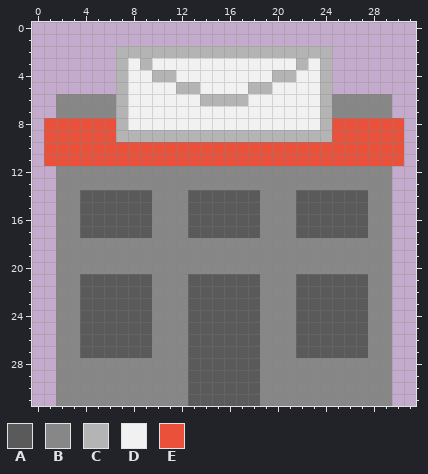
Pixel-art sprite: client/res/gfx/post_office.png. Above, as it was before the edit.
The file is 32x32 pixels.
Palette (. is transparent): A #5a5a5a  B #878787  C #b4b4b4  D #f1f1f1  E #eb513a
Pixels before, first column x 1:
 2 ......CCCCCCCCCCCCCCCCCC......
 3 ......CDCDDDDDDDDDDDDCDC......
 4 ......CDDCCDDDDDDDDCCDDC......
 5 ......CDDDDCCDDDDCCDDDDC......
 6 .BBBBBCDDDDDDCCCCDDDDDDCBBBBB.
 7 .BBBBBCDDDDDDDDDDDDDDDDCBBBBB.
 8 EEEEEECDDDDDDDDDDDDDDDDCEEEEEE
 9 EEEEEECCCCCCCCCCCCCCCCCCEEEEEE
10 EEEEEEEEEEEEEEEEEEEEEEEEEEEEEE
11 EEEEEEEEEEEEEEEEEEEEEEEEEEEEEE
12 .BBBBBBBBBBBBBBBBBBBBBBBBBBBB.
13 .BBBBBBBBBBBBBBBBBBBBBBBBBBBB.
14 .BBAAAAAABBBAAAAAABBBAAAAAABB.
15 .BBAAAAAABBBAAAAAABBBAAAAAABB.
16 .BBAAAAAABBBAAAAAABBBAAAAAABB.
17 .BBAAAAAABBBAAAAAABBBAAAAAABB.
18 .BBBBBBBBBBBBBBBBBBBBBBBBBBBB.
19 .BBBBBBBBBBBBBBBBBBBBBBBBBBBB.
20 .BBBBBBBBBBBBBBBBBBBBBBBBBBBB.
21 .BBAAAAAABBBAAAAAABBBAAAAAABB.
22 .BBAAAAAABBBAAAAAABBBAAAAAABB.
23 .BBAAAAAABBBAAAAAABBBAAAAAABB.
24 .BBAAAAAABBBAAAAAABBBAAAAAABB.
25 .BBAAAAAABBBAAAAAABBBAAAAAABB.
26 .BBAAAAAABBBAAAAAABBBAAAAAABB.
27 .BBAAAAAABBBAAAAAABBBAAAAAABB.
28 .BBBBBBBBBBBAAAAAABBBBBBBBBBB.
29 .BBBBBBBBBBBAAAAAABBBBBBBBBBB.
30 .BBBBBBBBBBBAAAAAABBBBBBBBBBB.
31 .BBBBBBBBBBBAAAAAABBBBBBBBBBB.
Once edited:
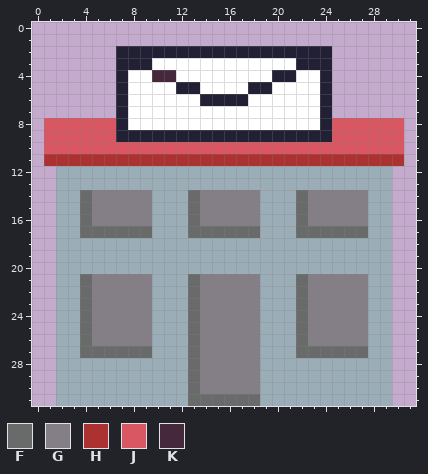
Colours new in this view: F #696a6a  G #847e87  H #ac3232  J #d95763  K #45283c
Diff:
colour B: #878787 -> #9badb7
colour C: #b4b4b4 -> #222034
colour D: #f1f1f1 -> #ffffff
Changed rows in their new state; - is a pixel that keeps its letter.
first column x 1:
 3 -------C--------------C-------
 4 ---------KK-------------------
 6 -.....------------------.....-
 7 -.....------------------.....-
 8 JJJJJJ------------------JJJJJJ
 9 JJJJJJ------------------JJJJJJ
10 JJJJJJJJJJJJJJJJJJJJJJJJJJJJJJ
11 HHHHHHHHHHHHHHHHHHHHHHHHHHHHHH
14 ---FGGGGG---FGGGGG---FGGGGG---
15 ---FGGGGG---FGGGGG---FGGGGG---
16 ---FGGGGG---FGGGGG---FGGGGG---
17 ---FFFFFF---FFFFFF---FFFFFF---
first column x 4:
21 FGGGGG---FGGGGG---FGGGGG
22 FGGGGG---FGGGGG---FGGGGG
23 FGGGGG---FGGGGG---FGGGGG
24 FGGGGG---FGGGGG---FGGGGG
25 FGGGGG---FGGGGG---FGGGGG
26 FGGGGG---FGGGGG---FGGGGG
27 FFFFFF---FGGGGG---FFFFFF
28 ---------FGGGGG---------
29 ---------FGGGGG---------
30 ---------FGGGGG---------
31 ---------FFFFFF---------
Changed places in both pictures, as pixel boxes (x1, y1, x2, y2):
changed: (44, 46, 404, 406)
